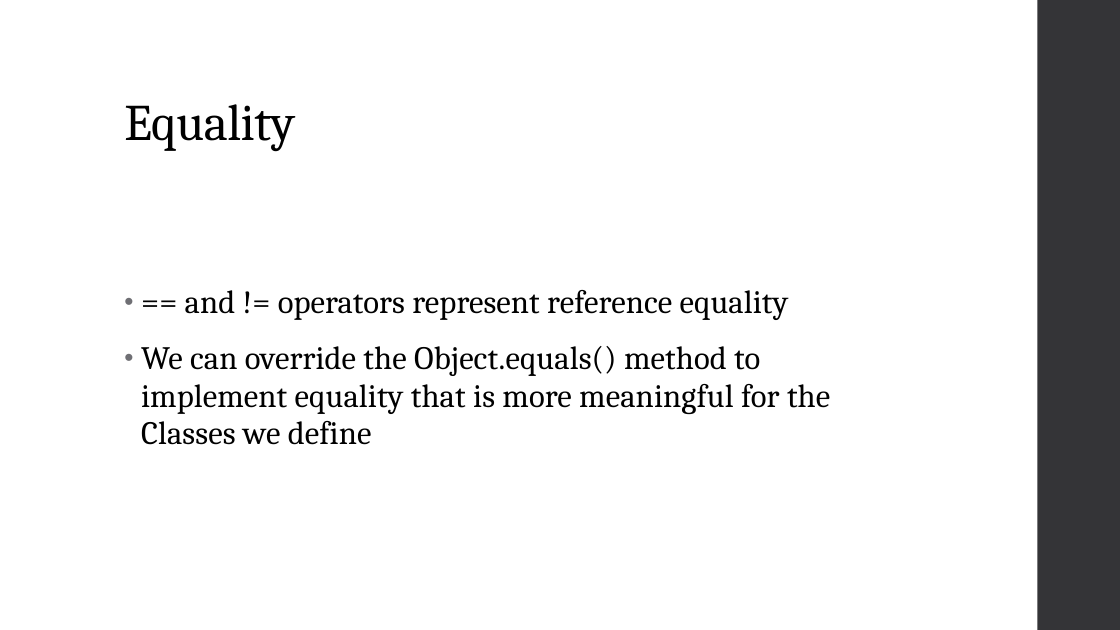
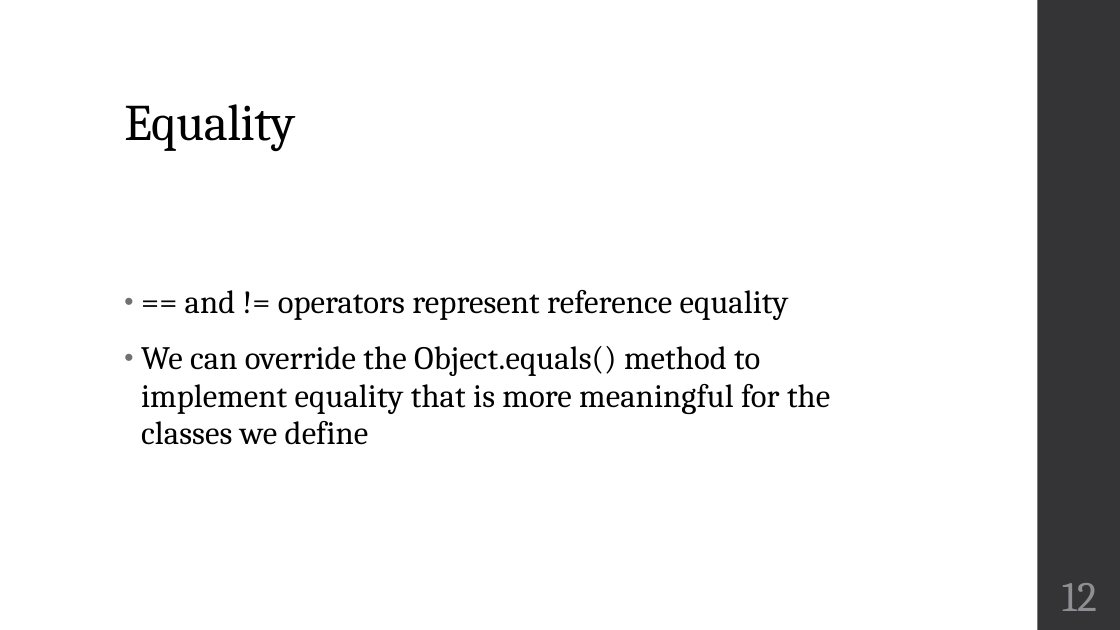
Before and after one commit to zarthur/CSCC-Fundamentals-Android-Notes, a slide deck: slide 12 of week_07_08/week_07_08.pptx. Drawn at 1120x630 pixels with LibreOffice and Linux fonts; fonts in the diff are those of the drawing. Boxes give left, top, right and bottom in pixels: in the first picture for what was removed or moved away, otherwise in the second. Text is boxed around its words. In the diff, an @@ line names an element or a change of style, - is before the commit and + after.

```diff
--- a/week_07_08/week_07_08.pptx
+++ b/week_07_08/week_07_08.pptx
@@ text at (x1=141, y1=346, x2=830, y2=445): text changed @@
-• We can override the Object.equals() method to implement equality that is more meaningful for the Classes we define
+• We can override the Object.equals() method to implement equality that is more meaningful for the classes we define
@@ page number added at (x1=1062, y1=583, x2=1097, y2=611), 36 pt, text #8E8E94 @@
+12
```
Also in this commit, not shown: 16 other slides changed, 2 other files.
